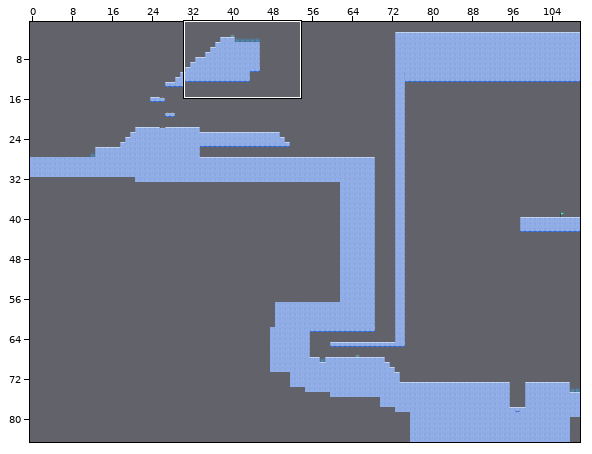
Tiled map: assets/maps/level_2.tmx. Above, an overview of the earlier version with the close-up marked.
Close-up. Before:
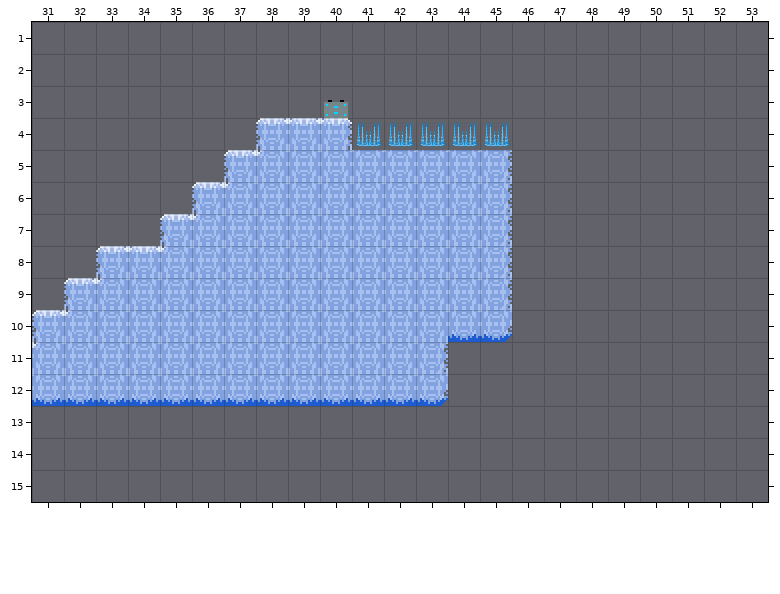
Cells are 128x128 px. Shown: x 31..53, y 1..15. The commit also changed other parts of the map, which this record leaves out. Tiles whose own drawing changed are shown in their newer look in all pictures.
After the commit:
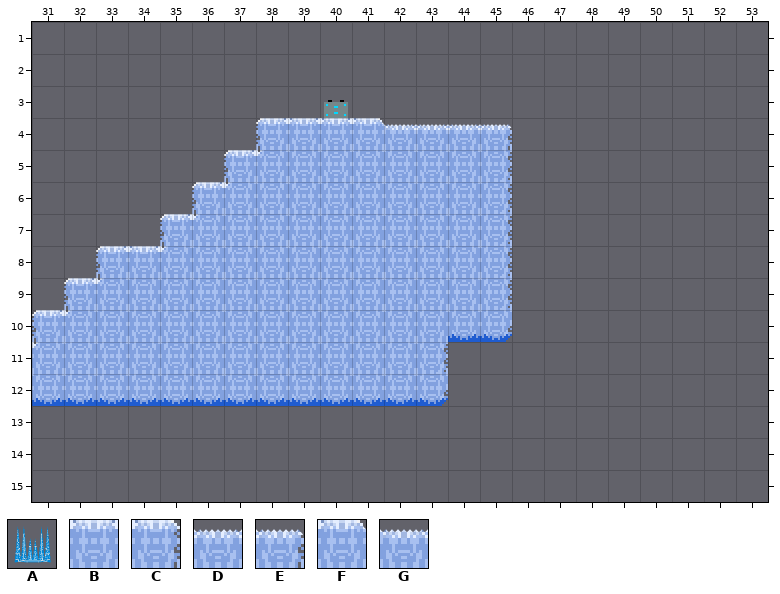
Key: from "extras_tilesheet": A 1; from "ice_with_water_tileset": B 1, C 2; from "ice_with_water_tileset_spikes": D 1, E 2, F 11, G 14.
_ is an empty cell.
Tiles replaced or removed in this view: A, C.
Difference:
Changed rows in their new state; . is an unchanged cell.
Layer "wall_contact":
first column x 40:
 4 BF
Layer "death":
first column x 41:
 4 _GDDE
Pixel boxes of the changes (left, top, right, bottom) in both close-ups:
changed: (346, 118, 512, 150)
